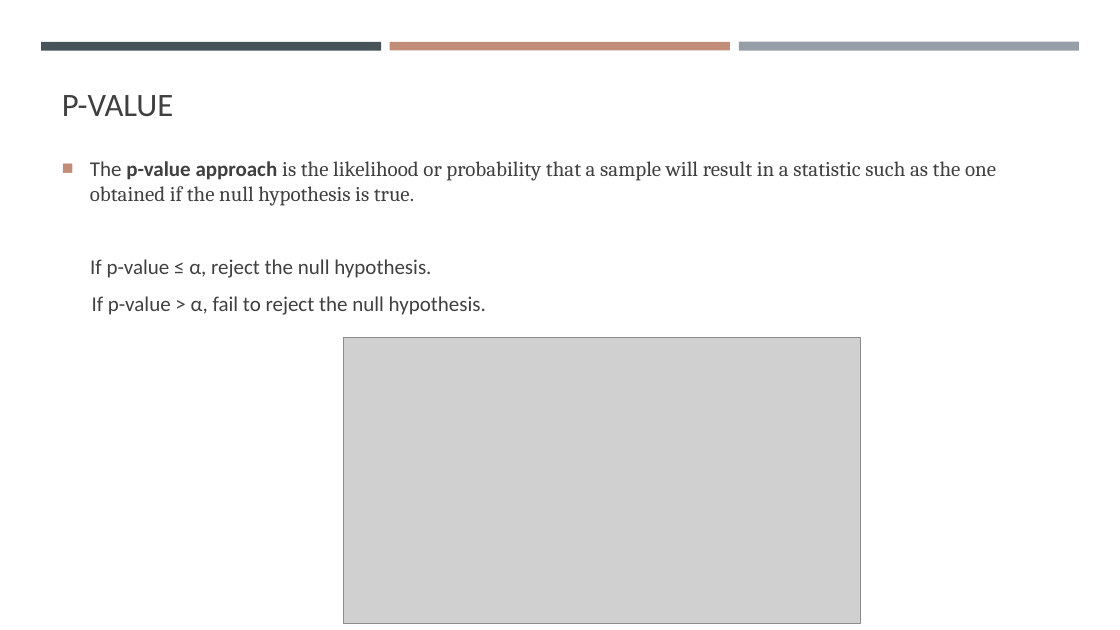
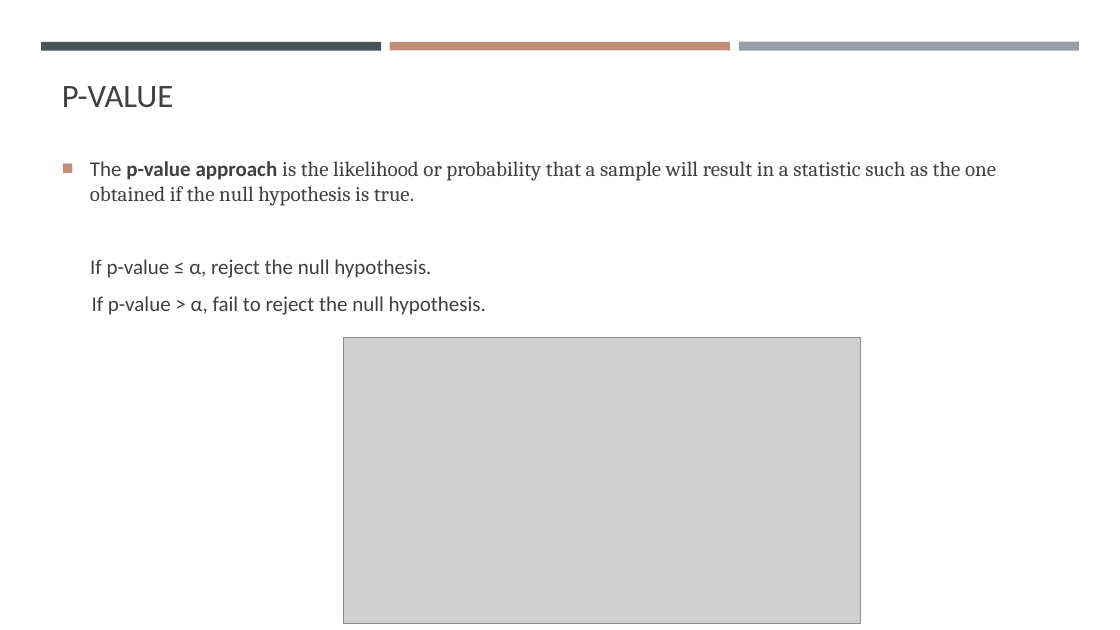
Before and after one commit to gisynw/geog-247, a slide deck: slide 19 of docs/Lectures/Week02/Week02_InferentialStas.pptx (slide 17 before the commit). Drawn at 1120x630 pixels with LibreOffice and Linux fonts; fonts in the diff are those of the drawing; grey boxes stand for pictures. Boxes give left, top, right and bottom in pixels: in the first picture for what was removed or moved away, otherwise in the second. Text is boxed around its words. In the diff, an @@ line names an element or a change of style, - is before the commit and + after.

```diff
--- a/docs/Lectures/Week02/Week02_InferentialStas.pptx
+++ b/docs/Lectures/Week02/Week02_InferentialStas.pptx
@@ title "P-VALUE": place and size @@
-title "P-VALUE" at (62, 95, 174, 116)
+title "P-VALUE" at (62, 86, 174, 107)
```
Also in this commit, not shown: 5 other slides changed, 2 slides added, 6 other files.
